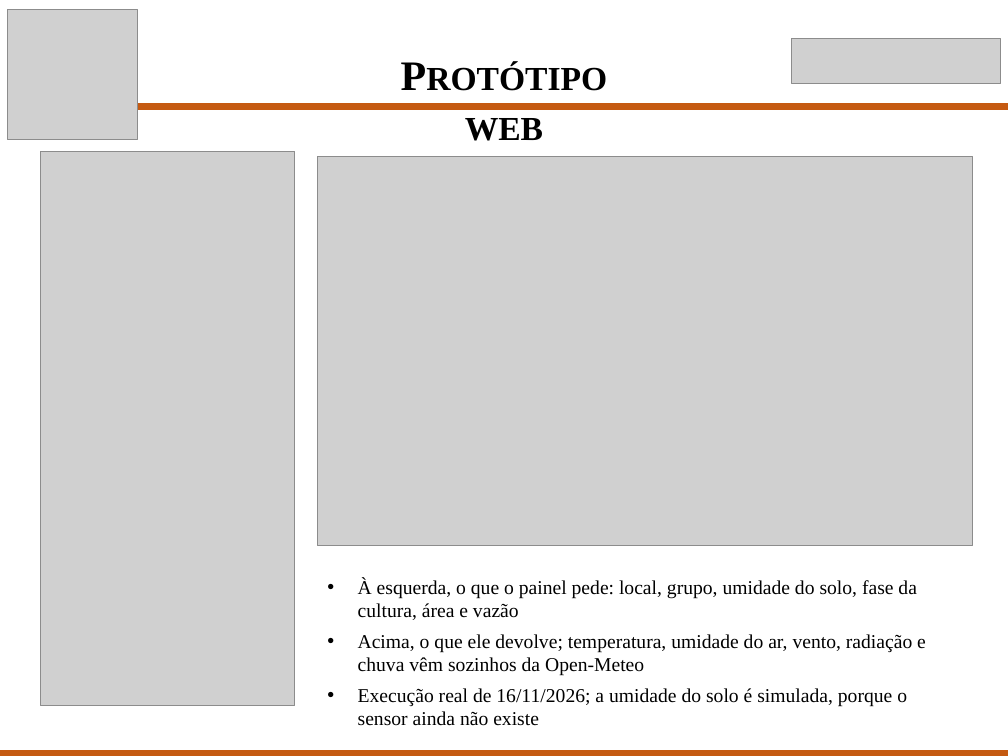
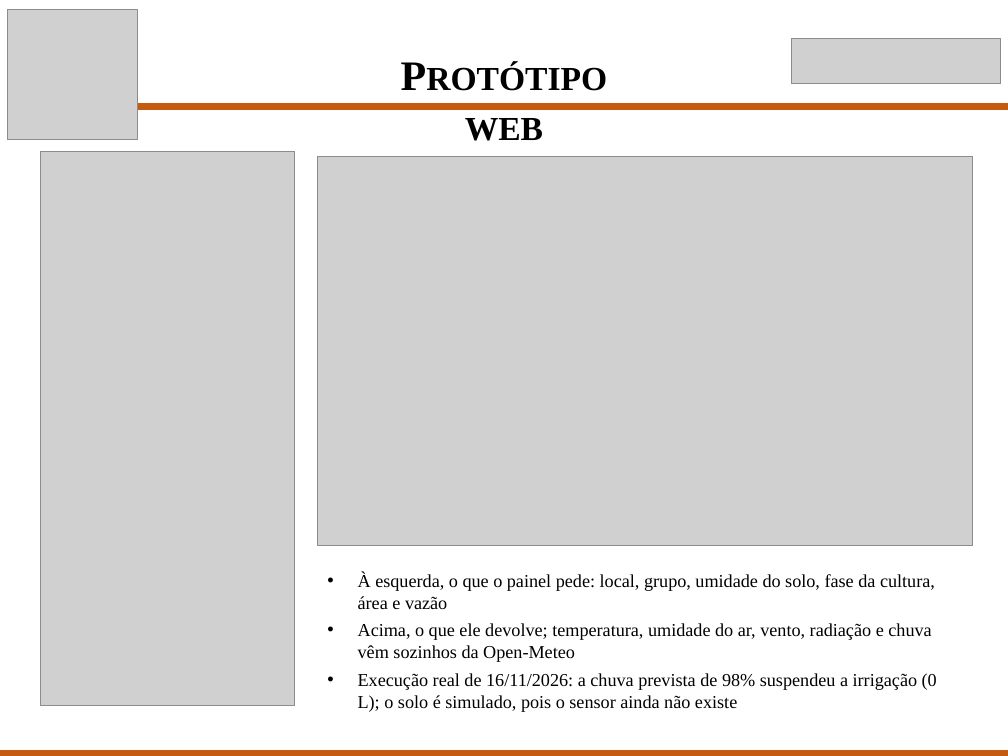
Before and after one commit to Scaglia05/irrigacao-inteligente, a slide deck: slide 7 of docs/p2/Apresentacao_TCC_P2.pptx. Drawn at 1008x756 pixels with LibreOffice and Linux fonts; fonts in the diff are those of the drawing; grey boxes stand for pictures. Boxes give left, top, right and bottom in pixels: in the first picture for what was removed or moved away, otherwise in the second. Text is boxed around its words. In the diff, an @@ line names an element or a change of style, - is before the commit and + after.

Commit message:
Slides da P2: tempo de irrigação no exemplo, lâmina fixa e limiares explicados, notas do apresentador
Fecha lacunas que a plateia poderia explorar: conversão de mm em litros e em minutos com o exemplo completo, motivo do volume zerado na captura do painel, valor da lâmina fixa dos controles, origem dos limiares e a reavaliação de 6 h ainda não implementada no protótipo.

```diff
--- a/docs/p2/Apresentacao_TCC_P2.pptx
+++ b/docs/p2/Apresentacao_TCC_P2.pptx
@@ text at (358,573,935,662): size 14 to 13 pt in "À esquerda, o que o painel pede: ...", "Acima, o que ele devolve; temperatura, umidade ..."; less space between paragraphs @@
@@ text at (358,673,937,712): text changed; size 14 to 13 pt @@
-• Execução real de 16/11/2026; a umidade do solo é simulada, porque o sensor ainda não existe
+• Execução real de 16/11/2026: a chuva prevista de 98% suspendeu a irrigação (0 L); o solo é simulado, pois o sensor ainda não existe
```
Also in this commit, not shown: 4 other slides changed, 1 other file.
